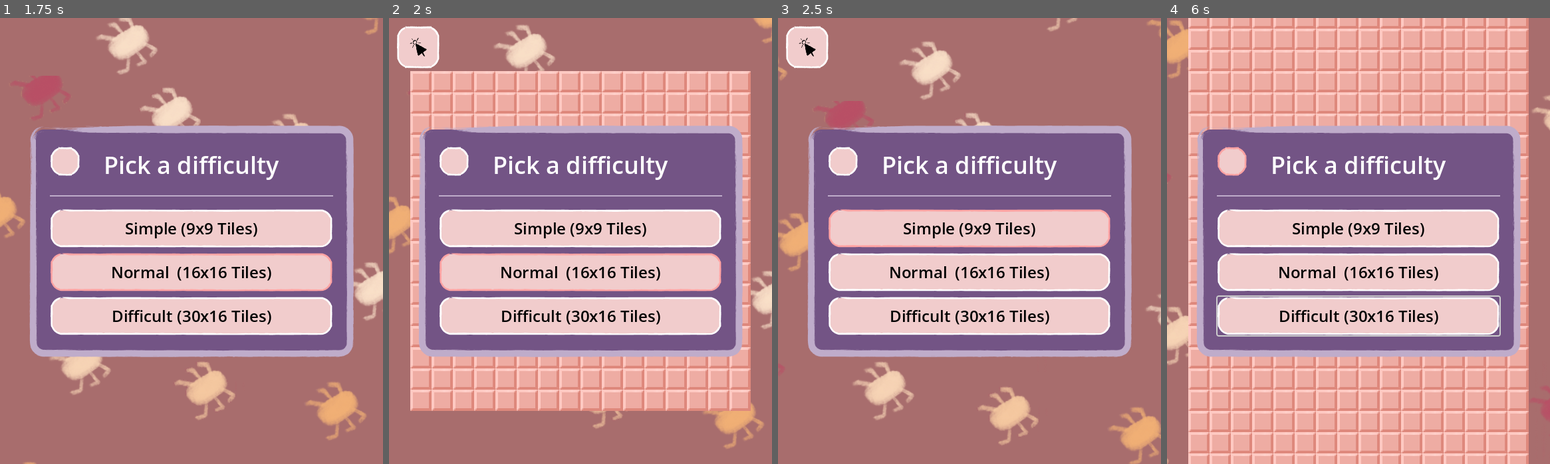
Above: before the commit, frames 1-4 (left to right).
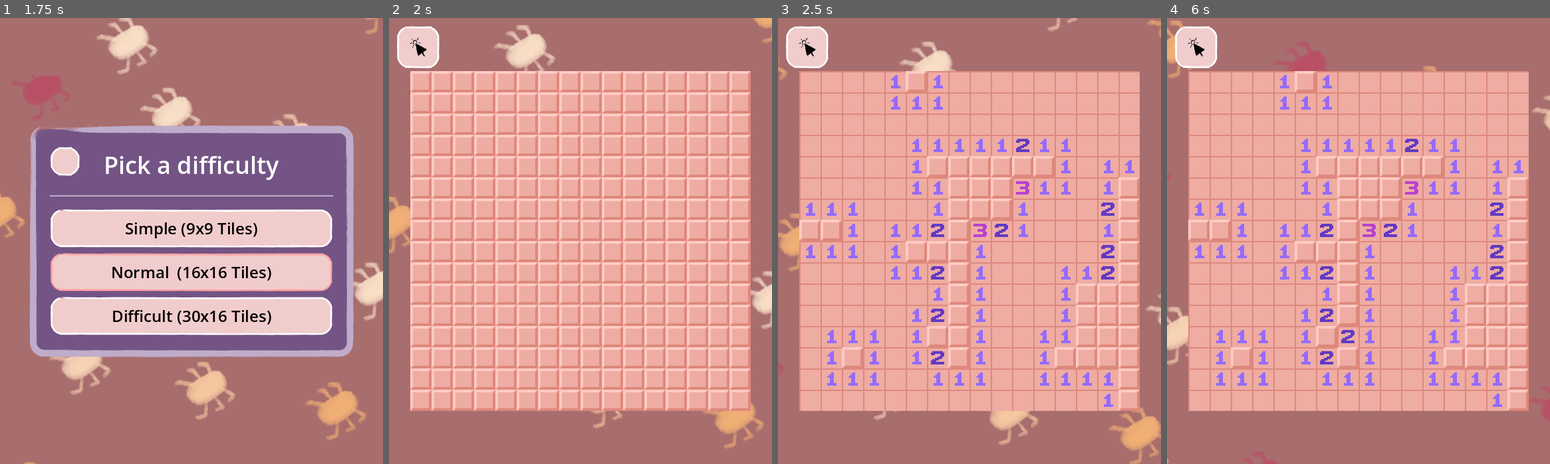
Above: after the commit, the same moments.

Repository: Somebud0180/CritterSweeper
Game: Godot game, scene res://scenes/menu.tscn
The game is run twice, just before and just after one commit, with the same random seed, the same clock (stepped at 60 frames per second) and the same inputs.
Inputs (mouse positions are in pixels of both pictures, inside the frame that each line leads up to):
- Up to frame 1 (1.75 s): click "Start Game" at 0.5 s; click "Normal (16x16 Tiles)" at 1.25 s
- Up to frame 2 (2 s): no input
- Up to frame 3 (2.5 s): tap Enter at 2 s; move the mouse to (1053, 218) at 2.02 s; hold Right from 2.03 s (still down); tap Alt at 2.1 s; click (1053, 218) at 2.17 s
- Up to frame 4 (6 s): move the mouse to (1281, 263) at 2.77 s; release Right at 2.78 s; hold Down 2.78-3.53 s; tap Shift at 2.85, 4.35, 5.85 s; move the mouse to (1396, 142) at 3.52 s; hold Right 3.53-4.28 s; tap Alt at 3.6, 5.1 s; move the mouse to (1339, 330) at 4.27 s; hold Up 4.28-5.03 s; click (1339, 330) at 4.42 s; move the mouse to (1473, 307) at 5.02 s; hold Left from 5.03 s (still down); move the mouse to (1243, 174) at 5.77 s

Frame 1 is identical in both runs. In frame 2, 39% of the frame differs, in the area x 7-93%, y 24-77%; in frame 3, 66%; in frame 4, 74%, in the area x 2-95%, y 0-100%.

Commit message:
Fixed animation timings

Diff:
--- a/scenes/menu.tscn
+++ b/scenes/menu.tscn
@@ -88,7 +88,24 @@
 tracks/0/interp = 1
 tracks/0/loop_wrap = true
 tracks/0/keys = {
-"times": PackedFloat32Array(0, 0.504933),
+"times": PackedFloat32Array(0, 0.5),
+"transitions": PackedFloat32Array(1, 1),
+"update": 1,
+"values": [true, false]
+}
+
+[sub_resource type="Animation" id="Animation_6cdou"]
+resource_name = "hide_game"
+length = 0.5
+step = 0.01
+tracks/0/type = "value"
+tracks/0/imported = false
+tracks/0/enabled = true
+tracks/0/path = NodePath("GameLayer/Game/BoardMargin/HBoxContainer:visible")
+tracks/0/interp = 1
+tracks/0/loop_wrap = true
+tracks/0/keys = {
+"times": PackedFloat32Array(0, 0.5),
 "transitions": PackedFloat32Array(1, 1),
 "update": 1,
 "values": [true, false]
@@ -168,7 +185,7 @@
 tracks/1/interp = 1
 tracks/1/loop_wrap = true
 tracks/1/keys = {
-"times": PackedFloat32Array(0, 1),
+"times": PackedFloat32Array(0, 0.5),
 "transitions": PackedFloat32Array(1, 1),
 "update": 1,
 "values": [true, true]
@@ -206,22 +223,6 @@
 "transitions": PackedFloat32Array(1, 1),
 "update": 1,
 "values": [true, true]
-}
-
-[sub_resource type="Animation" id="Animation_6cdou"]
-resource_name = "hide_game"
-step = 0.01
-tracks/0/type = "value"
-tracks/0/imported = false
-tracks/0/enabled = true
-tracks/0/path = NodePath("GameLayer/Game/BoardMargin/HBoxContainer:visible")
-tracks/0/interp = 1
-tracks/0/loop_wrap = true
-tracks/0/keys = {
-"times": PackedFloat32Array(0, 1),
-"transitions": PackedFloat32Array(1, 1),
-"update": 1,
-"values": [true, false]
 }
 
 [sub_resource type="AnimationLibrary" id="AnimationLibrary_13sgg"]
